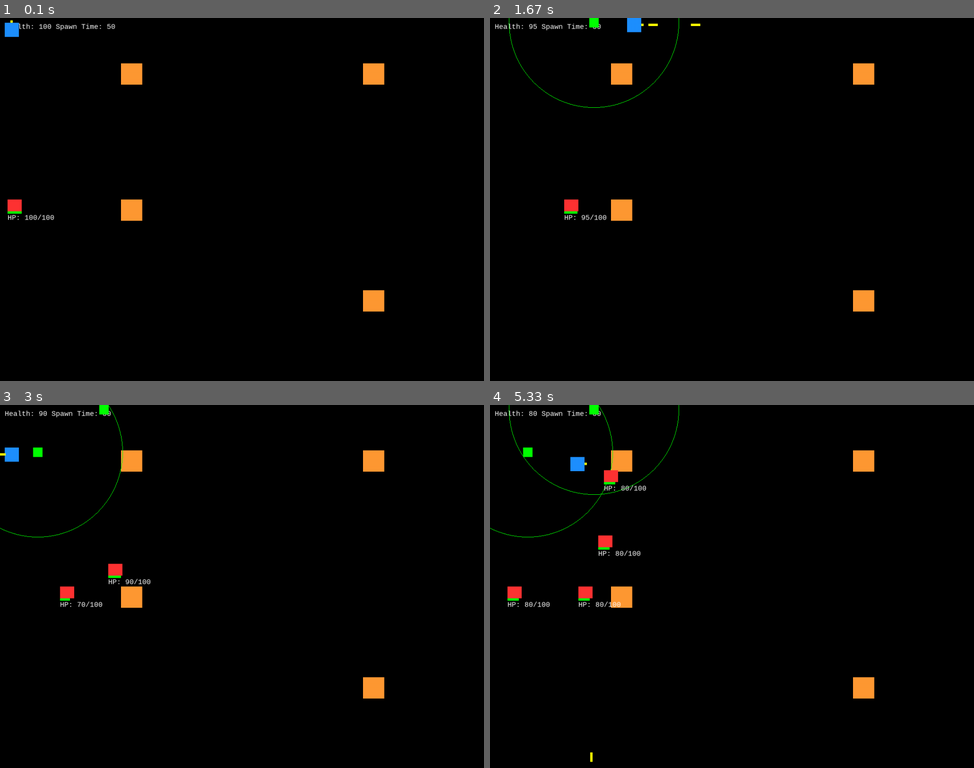
Above: before the commit, frames 1-4 (two rows, left to right).
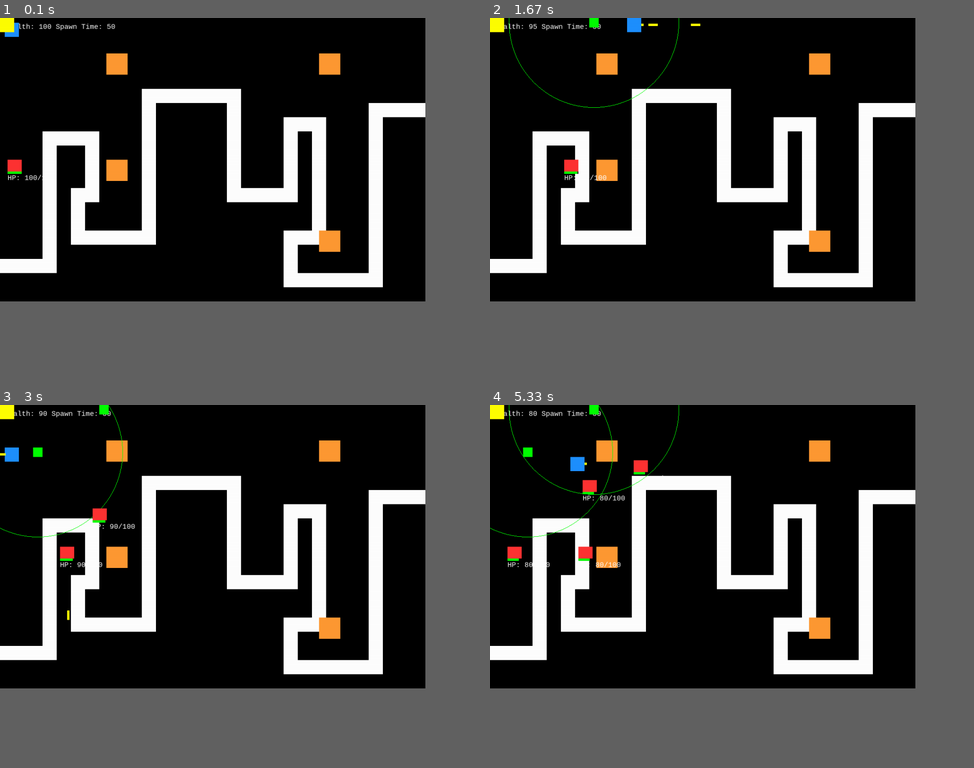
Above: after the commit, the same moments.

Repository: JasZhe/Tower-Defense
Game: pygame game, started from game.py
Same seed, same stepped clock (60 frames per second), same inputs: the game is played once before the commit and once after it.
Inputs:
- Up to frame 1 (0.1 s): no input
- Up to frame 2 (1.67 s): hold Right 0.33-0.8 s; hold Up 0.83-1.13 s; tap Space at 0.9, 1.23, 1.53 s; tap J at 0.98 s; hold Right 1.17-1.63 s; tap T at 1.32 s
- Up to frame 3 (3 s): hold Left 1.67-2.2 s; tap Space at 1.73, 2.03, 2.3, 2.63, 2.93 s; hold Down 2.23-2.53 s; tap J at 2.38 s; hold Left 2.57-2.97 s; tap T at 2.72 s
- Up to frame 4 (5.33 s): hold Up 3-3.37 s; tap Space at 3.07, 3.47, 3.77, 4.13, 4.53, 4.83, 5.03 s; hold Right 3.4-4.03 s; tap J at 3.55, 5.12 s; hold Down 4.07-4.43 s; tap T at 4.22 s; hold Left 4.47-4.93 s; hold Right from 4.97 s (still down)
The window is 900x675 before the commit and 791x527 after it. Grey fills any space a smaller window leaves; there, only what the larger window draws over its background counts as a difference.

The runs differ from the first frame. In frame 1, 14% of the frame differs, in the area x 0-88%, y 0-81%; in frame 2, 14%; in frame 3, 14%; in frame 4, 15%, in the area x 0-88%, y 0-99%.

Commit message:
Added way to implement custom enemy paths (2D Array)

Diff:
--- a/game.py
+++ b/game.py
@@ -249,6 +249,14 @@
     screen.fill(BLACK)
     screen.blit(label, (10, 10))
 
+
+    # Draws path
+    for row in range(0, GRID_HEIGHT):
+        for col in range(0, GRID_WIDTH):
+            if PATH[row][col]:
+                pygame.draw.rect(screen, WHITE, [col * GRID_SIZE, row * GRID_SIZE, GRID_SIZE, GRID_SIZE])
+
+
     # This loop is just used to draw the blocks used to signal turns for the enemies
     # comment out this loop when it's not needed anymore
     for turn in enemy_turn_list:
@@ -340,11 +348,11 @@
     for enemy in enemy_list:
         for bullet in bullet_list:
             if bullet.body.colliderect(enemy.body):
-                enemy.hp = enemy.hp - SHOT_DMG
+                enemy.hp = max(enemy.hp - SHOT_DMG, 0)
                 bullet_list.remove(bullet)
         for bullet in tower_bullets:
             if bullet.body.colliderect(enemy.body):
-                enemy.hp = enemy.hp - bullet.damage
+                enemy.hp = max(enemy.hp - bullet.damage, 0)
                 tower_bullets.remove(bullet)
 
                 # AOE weapon
@@ -352,8 +360,8 @@
                     pygame.mixer.Sound.play(explode_sound)
                     for enemy in enemy_list:
                         if distance(bullet.body.center, enemy.body.center) <= 100:
-                            enemy.hp = enemy.hp - bullet.damage * \
-                            1 / (1 + math.sqrt(distance(bullet.body.center, enemy.body.center))/30)
+                            enemy.hp = max(enemy.hp - bullet.damage * \
+                            1 / (1 + math.sqrt(distance(bullet.body.center, enemy.body.center))/30),0)
 
         if enemy.check_destroy():
             enemy_list.remove(enemy)
@@ -383,6 +391,7 @@
             [enemy.body.x, enemy.body.y + enemy.body.height - 5, enemy.body.width * enemy.hp / enemy.max_hp, 5])
         enemy.update()
 
+    pygame.draw.rect(screen, YELLOW, [0, 0, GRID_SIZE, GRID_SIZE])
     pygame.display.update()
     clock.tick(FRAME_RATE)
     counter = counter + 1
--- a/properties.py
+++ b/properties.py
@@ -16,11 +16,37 @@
 FRAME_RATE = 30
 TICK_SPEED = 300
 
+# Path
+PATH = [[0, 0, 0, 0, 0, 0, 0, 0, 0, 0, 0, 0, 0, 0, 0, 0, 0, 0, 0, 0, 0, 0, 0, 0, 0, 0, 0, 0, 0, 0],
+		[0, 0, 0, 0, 0, 0, 0, 0, 0, 0, 0, 0, 0, 0, 0, 0, 0, 0, 0, 0, 0, 0, 0, 0, 0, 0, 0, 0, 0, 0],
+		[0, 0, 0, 0, 0, 0, 0, 0, 0, 0, 0, 0, 0, 0, 0, 0, 0, 0, 0, 0, 0, 0, 0, 0, 0, 0, 0, 0, 0, 0],
+		[0, 0, 0, 0, 0, 0, 0, 0, 0, 0, 0, 0, 0, 0, 0, 0, 0, 0, 0, 0, 0, 0, 0, 0, 0, 0, 0, 0, 0, 0],
+		[0, 0, 0, 0, 0, 0, 0, 0, 0, 0, 0, 0, 0, 0, 0, 0, 0, 0, 0, 0, 0, 0, 0, 0, 0, 0, 0, 0, 0, 0],
+		[0, 0, 0, 0, 0, 0, 0, 0, 0, 0, 1, 1, 1, 1, 1, 1, 1, 0, 0, 0, 0, 0, 0, 0, 0, 0, 0, 0, 0, 0],
+		[0, 0, 0, 0, 0, 0, 0, 0, 0, 0, 1, 0, 0, 0, 0, 0, 1, 0, 0, 0, 0, 0, 0, 0, 0, 0, 1, 1, 1, 1],
+		[0, 0, 0, 0, 0, 0, 0, 0, 0, 0, 1, 0, 0, 0, 0, 0, 1, 0, 0, 0, 1, 1, 1, 0, 0, 0, 1, 0, 0, 0],
+		[0, 0, 0, 1, 1, 1, 1, 0, 0, 0, 1, 0, 0, 0, 0, 0, 1, 0, 0, 0, 1, 0, 1, 0, 0, 0, 1, 0, 0, 0],
+		[0, 0, 0, 1, 0, 0, 1, 0, 0, 0, 1, 0, 0, 0, 0, 0, 1, 0, 0, 0, 1, 0, 1, 0, 0, 0, 1, 0, 0, 0],
+		[0, 0, 0, 1, 0, 0, 1, 0, 0, 0, 1, 0, 0, 0, 0, 0, 1, 0, 0, 0, 1, 0, 1, 0, 0, 0, 1, 0, 0, 0],
+		[0, 0, 0, 1, 0, 0, 1, 0, 0, 0, 1, 0, 0, 0, 0, 0, 1, 0, 0, 0, 1, 0, 1, 0, 0, 0, 1, 0, 0, 0],
+		[0, 0, 0, 1, 0, 1, 1, 0, 0, 0, 1, 0, 0, 0, 0, 0, 1, 1, 1, 1, 1, 0, 1, 0, 0, 0, 1, 0, 0, 0],
+		[0, 0, 0, 1, 0, 1, 0, 0, 0, 0, 1, 0, 0, 0, 0, 0, 0, 0, 0, 0, 0, 0, 1, 0, 0, 0, 1, 0, 0, 0],
+		[0, 0, 0, 1, 0, 1, 0, 0, 0, 0, 1, 0, 0, 0, 0, 0, 0, 0, 0, 0, 0, 0, 1, 0, 0, 0, 1, 0, 0, 0],
+		[0, 0, 0, 1, 0, 1, 1, 1, 1, 1, 1, 0, 0, 0, 0, 0, 0, 0, 0, 0, 1, 1, 1, 0, 0, 0, 1, 0, 0, 0],
+		[0, 0, 0, 1, 0, 0, 0, 0, 0, 0, 0, 0, 0, 0, 0, 0, 0, 0, 0, 0, 1, 0, 0, 0, 0, 0, 1, 0, 0, 0],
+		[1, 1, 1, 1, 0, 0, 0, 0, 0, 0, 0, 0, 0, 0, 0, 0, 0, 0, 0, 0, 1, 0, 0, 0, 0, 0, 1, 0, 0, 0],
+		[0, 0, 0, 0, 0, 0, 0, 0, 0, 0, 0, 0, 0, 0, 0, 0, 0, 0, 0, 0, 1, 1, 1, 1, 1, 1, 1, 0, 0, 0],
+		[0, 0, 0, 0, 0, 0, 0, 0, 0, 0, 0, 0, 0, 0, 0, 0, 0, 0, 0, 0, 0, 0, 0, 0, 0, 0, 0, 0, 0, 0]]
+
+# Grid dimensions
+GRID_WIDTH = len(PATH[0])
+GRID_HEIGHT = len(PATH)
+GRID_SIZE = 30
+
 # Window size properties
-WIDTH = 1024
-HEIGHT = 768
+WIDTH = GRID_WIDTH * GRID_SIZE #1080
+HEIGHT = GRID_HEIGHT * GRID_SIZE #720
 SIZE = (WIDTH, HEIGHT)
-
 
 # Bullet properties
 SHOT_DELAY = 250
@@ -123,7 +149,12 @@
 
 }
 
-tower_classes = {"rifle": rifle_stats, "sniper": sniper_stats, "machine_gun": machine_gun_stats, "heavy": heavy_gun_stats}
+tower_classes = {
+	"rifle": rifle_stats,
+	"sniper": sniper_stats,
+	"machine_gun": machine_gun_stats,
+	"heavy": heavy_gun_stats
+}
 
 # tower_damage = {GREEN : 25, CYAN : 30, BLUE : 35, DARK_BLUE : 40, YELLOW : 45, ORANGE : 50,
 # 				MAGENTA : 55, WHITE : 60}
Not shown, changed: properties.pyc
